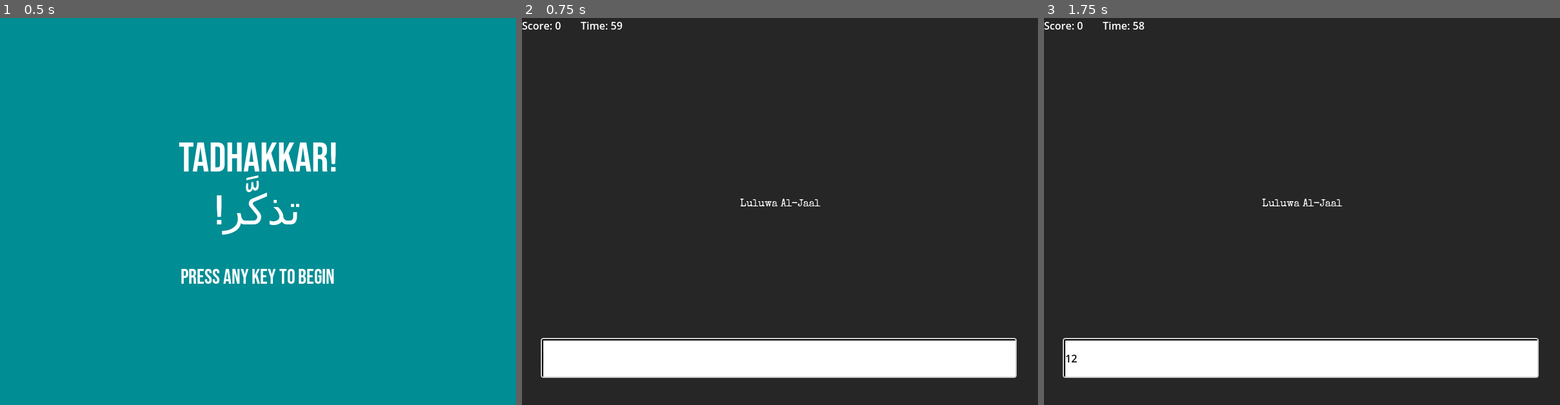
Above: before the commit, frames 1-3 (left to right).
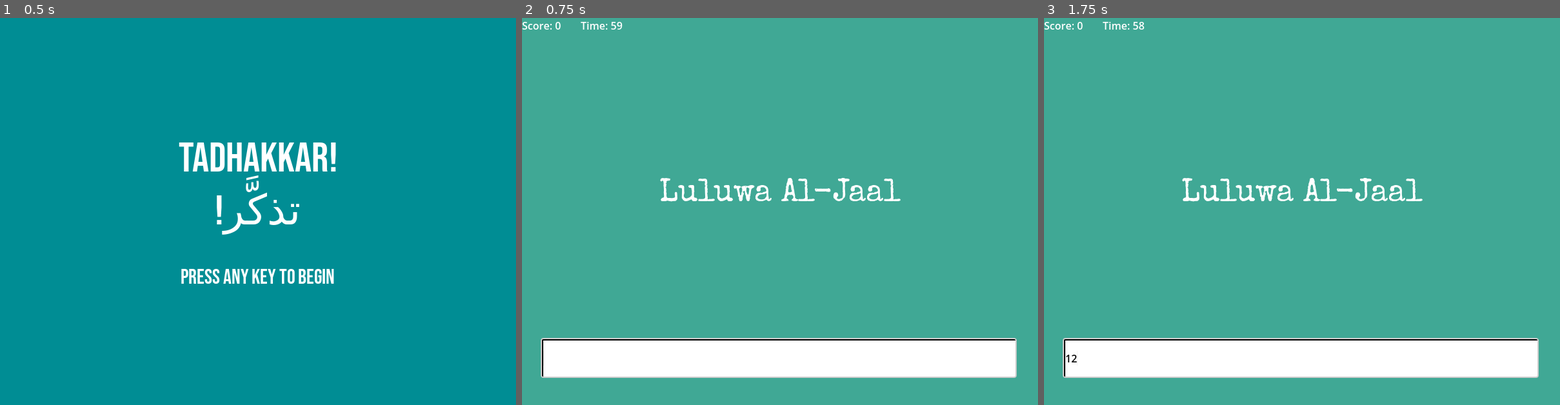
Above: after the commit, the same moments.

Repository: hujow/Uktub
Game: Godot game, scene res://Scenes/main_menu.tscn
Two runs of this game, one before a commit and one after it. Both use one fixed random seed, a clock stepped at 60 frames per second and the inputs below.
Inputs (mouse positions are in pixels of both pictures, inside the frame that each line leads up to):
- Up to frame 1 (0.5 s): no input
- Up to frame 2 (0.75 s): tap Enter at 0.5 s
- Up to frame 3 (1.75 s): click (1302, 358) at 1.27 s; type "12" at 1.35 s

Frame 1 is identical in both runs. In frame 2, 90% of the frame differs, in the area x 0-100%, y 0-100%; in frame 3, 90%.

Commit message:
ajout musique et changement de couleur bg

Diff:
--- a/Scenes/game.tscn
+++ b/Scenes/game.tscn
@@ -2,6 +2,7 @@
 
 [ext_resource type="Script" uid="uid://xqp8horol5vd" path="res://game.gd" id="1_qxrlw"]
 [ext_resource type="FontFile" uid="uid://j5qscuoqcgge" path="res://Fonts/SpecialElite-Regular.ttf" id="2_wrm1d"]
+[ext_resource type="AudioStream" uid="uid://bhwu5f3ssslsq" path="res://Track O01.wav" id="3_wrm1d"]
 
 [sub_resource type="StyleBoxFlat" id="StyleBoxFlat_3dryh"]
 bg_color = Color(1, 1, 1, 1)
@@ -19,6 +20,7 @@
 script = ExtResource("1_qxrlw")
 
 [node name="Background" type="ColorRect" parent="." unique_id=1303725653]
+visible = false
 layout_mode = 1
 anchors_preset = 15
 anchor_right = 1.0
@@ -58,10 +60,13 @@
 [node name="NameLabel" type="Label" parent="CenterText" unique_id=895349104]
 layout_mode = 2
 theme_override_fonts/font = ExtResource("2_wrm1d")
+theme_override_font_sizes/font_size = 48
 
 [node name="InfoLabel" type="Label" parent="CenterText" unique_id=1565815885]
 layout_mode = 2
+size_flags_horizontal = 4
 theme_override_fonts/font = ExtResource("2_wrm1d")
+theme_override_font_sizes/font_size = 48
 
 [node name="InputField" type="LineEdit" parent="." unique_id=915403903]
 layout_mode = 1
@@ -85,3 +90,8 @@
 [node name="PauseTimer" type="Timer" parent="." unique_id=846226513]
 wait_time = 2.0
 one_shot = true
+
+[node name="AudioStreamPlayer2D" type="AudioStreamPlayer2D" parent="." unique_id=825712158]
+stream = ExtResource("3_wrm1d")
+pitch_scale = 1.3
+autoplay = true
--- a/game.gd
+++ b/game.gd
@@ -97,7 +97,7 @@
 
 	input_field.text = ""
 	input_field.editable = true
-	input_field.grab_focus()
+	input_field.call_deferred("grab_focus")
 	RenderingServer.set_default_clear_color(get_random_color())
 
 
@@ -109,7 +109,7 @@
 		success()
 	else:
 		input_field.text = ""
-		input_field.grab_focus()
+		input_field.call_deferred("grab_focus")
 
 func success():
 	score += 1
Not shown, added: Track O01.wav.import
Not shown, removed: Data/.~lock.names.csv#
